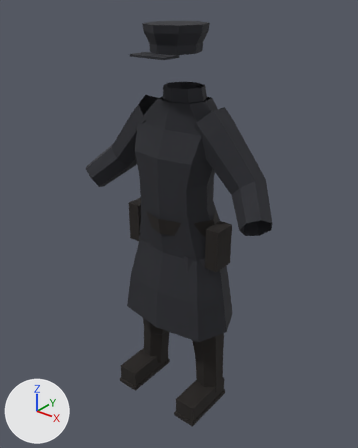
A saved change to the glTF model docs/art/assets/projet/tenue_police_interieure_lod1.glb.
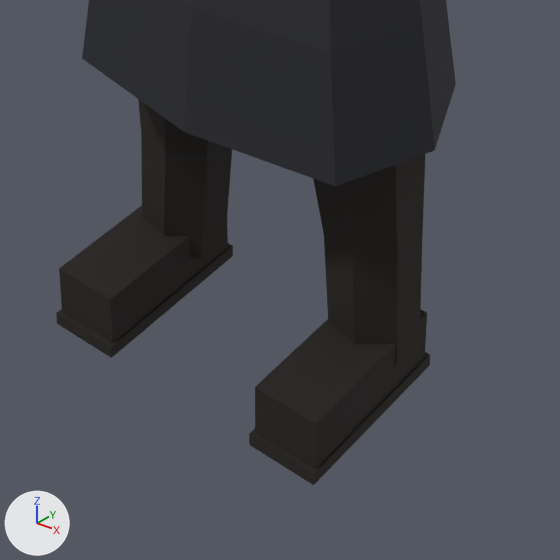
The first picture shows the older version from a camera (50 mm lens) standing at (1.221, -1.558, 1.842) and looking at (-0.003, -0.028, 0.893). The close-ups show the older and then the newer version on the part from 29% to 73% of the width and 65% to 100% of the height of that picture. Only the edits that show in the close-ups are written down. The axes (+X, +Y, +Z) are drawn at lower left. The lights are the same throughout. Vertices at exactly the same position are counted once.

In view in the first close-up: 'calf_l', 'calf_r', 'foot_l', 'foot_r', 'pelvis'.
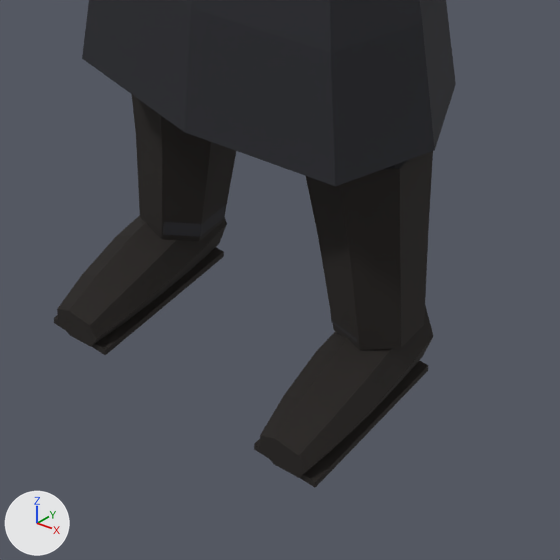
The edits, one by one:
me_calf_l is used by ob_calf_l; location (0.0, 0.0, 0.0).
me_calf_l had 49 vertices, 70 faces and spanned x 0.065..0.233, y -0.112..0.066, z 0.057..0.492.
me_calf_l now has 49 vertices, 75 faces and spans x 0.062..0.237, y -0.112..0.076, z 0.084..0.492.
Part 1, on me_calf_l:
1 vertex is removed from x 0.135, y 0.04, z 0.057.
3 faces are deleted.
20 vertices move from x 0.072..0.233, y -0.09..0.066, z 0.057..0.407 to x 0.062..0.237, y -0.1..0.076, z 0.084..0.408.
1 vertex is added at (0.14, 0.042, 0.086).
8 new faces join them, mat_cuir (black #1f1a17).
me_calf_r is used by ob_calf_r; location (0.0, 0.0, 0.0).
me_calf_r had 49 vertices, 70 faces and spanned x -0.239..-0.072, y -0.112..0.066, z 0.057..0.494.
me_calf_r now has 49 vertices, 75 faces and spans x -0.244..-0.071, y -0.112..0.076, z 0.085..0.494.
Part 2, on me_calf_r:
1 vertex is removed from x -0.215, y 0.04, z 0.062.
3 faces are deleted.
20 vertices move from x -0.239..-0.08, y -0.09..0.066, z 0.057..0.407 to x -0.244..-0.071, y -0.1..0.076, z 0.085..0.408.
1 vertex is added at (-0.22, 0.042, 0.094).
8 new faces join them, mat_cuir (black #1f1a17).
me_foot_l is used by ob_foot_l; location (0.0, 0.0, 0.0).
me_foot_l had 16 vertices, 24 faces and spanned x 0.126..0.234, y -0.225..0.045, z 0.0..0.1.
me_foot_l now has 43 vertices, 78 faces and spans x 0.135..0.243, y -0.232..0.04, z 0.0..0.119.
me_foot_l part 3: a new loose piece, a box spanning x 0.136..0.238, y -0.227..0.035, z 0.0..0.01, in mat_cuir (black #1f1a17).
me_foot_l part 4: the loose piece of 8 vertices spanning x 0.13..0.23, y -0.218..0.038, z 0.0..0.1 is rebuilt with 35 vertices and now spans x 0.135..0.243, y -0.232..0.04, z 0.001..0.119.
me_foot_l part 5: the loose piece of 8 vertices spanning x 0.126..0.234, y -0.225..0.045, z 0.0..0.02 is deleted.
me_foot_r is used by ob_foot_r; location (0.0, 0.0, 0.0).
me_foot_r had 16 vertices, 24 faces and spanned x -0.234..-0.126, y -0.225..0.045, z 0.0..0.1.
me_foot_r now has 43 vertices, 78 faces and spans x -0.239..-0.131, y -0.232..0.04, z 0.0..0.119.
me_foot_r part 6: a new loose piece, a box spanning x -0.238..-0.136, y -0.227..0.035, z 0.0..0.01, in mat_cuir (black #1f1a17).
me_foot_r part 7: the loose piece of 8 vertices spanning x -0.23..-0.13, y -0.218..0.038, z 0.0..0.1 is rebuilt with 35 vertices and now spans x -0.239..-0.131, y -0.232..0.04, z 0.001..0.119.
me_foot_r part 8: the loose piece of 8 vertices spanning x -0.234..-0.126, y -0.225..0.045, z 0.0..0.02 is deleted.

Changed parts and their boxes (x1, y1, x2, y2) in the close-ups (560 x 560 px):
'calf_l', reshaped (13% wider): before (313, 154, 425, 365); after (306, 151, 433, 350)
'foot_l', reshaped: before (249, 310, 430, 485); after (254, 306, 433, 487)
'foot_r', reshaped: before (56, 206, 233, 358); after (54, 216, 227, 355)
'calf_r', reshaped (11% wider, 8% shorter): before (138, 99, 232, 258); after (132, 95, 236, 241)
part 3 of me_foot_l, added: after (254, 360, 428, 487)
part 4 of me_foot_l, rebuilt: before (255, 310, 427, 469); after (260, 306, 433, 478)
part 5 of me_foot_l, deleted: before (249, 352, 430, 485)
part 6 of me_foot_r, added: after (54, 247, 224, 355)
part 7 of me_foot_r, rebuilt: before (59, 206, 228, 343); after (57, 216, 227, 347)
part 8 of me_foot_r, deleted: before (56, 243, 233, 358)
